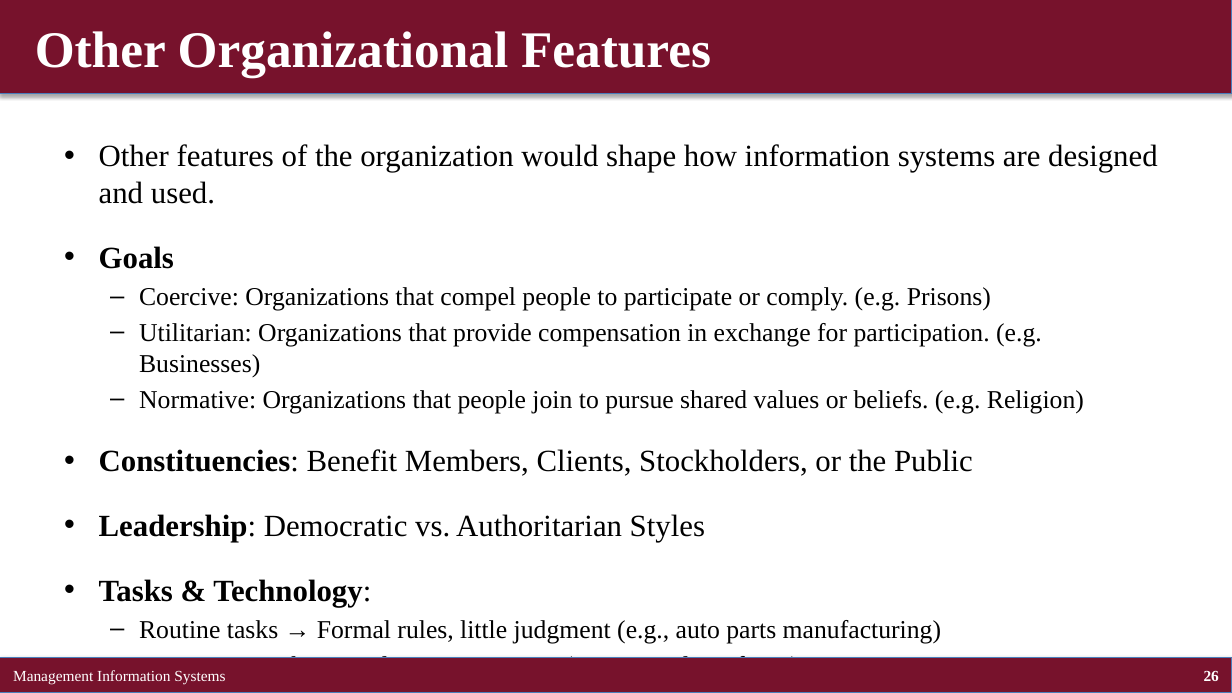
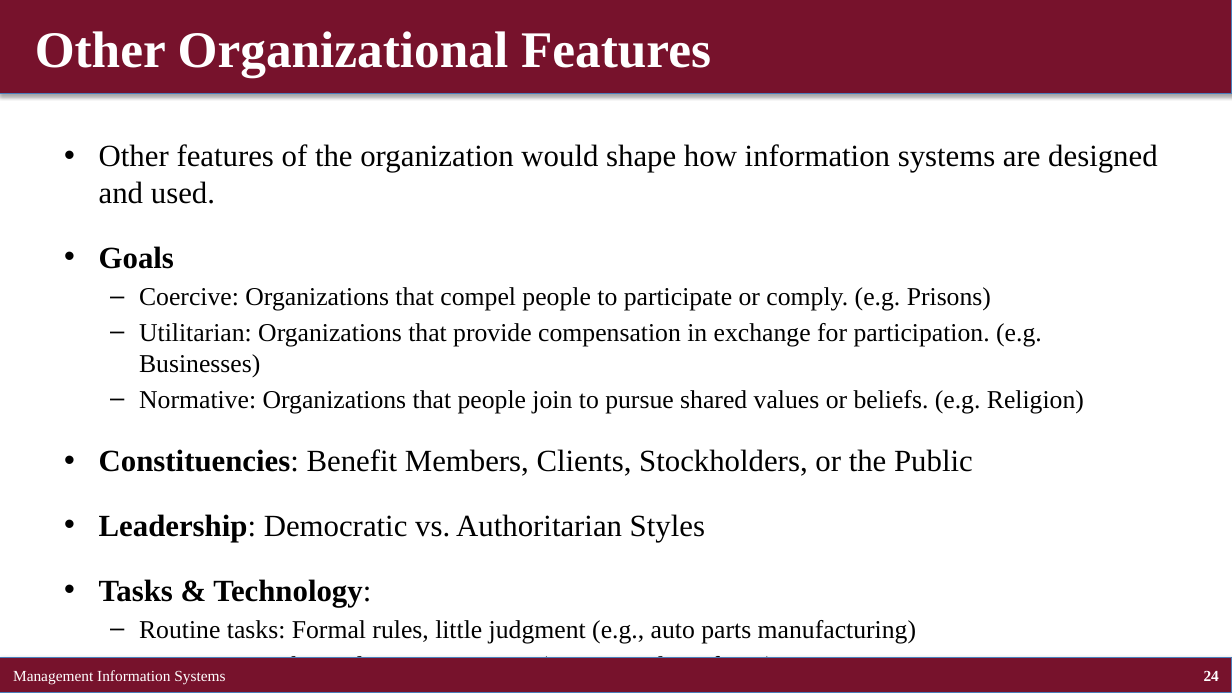
Before and after one commit to brianhwpark/brianhwpark.github.io, a slide deck: slide 24 of files/teaching-resources/concordiacollege-busn-315/busn-315-lecture-note/busn315-ch03.pptx (slide 26 before the commit). Drawn at 1232x693 pixels with LibreOffice and Linux fonts; fonts in the diff are those of the drawing. Boxes give left, top, right and bottom in pixels: in the first picture for what was removed or moved away, otherwise in the second. Text is boxed around its words. In the diff, an @@ line names an element or a change of style, - is before the commit and + after.

```diff
--- a/files/teaching-resources/concordiacollege-busn-315/busn-315-lecture-note/busn315-ch03.pptx
+++ b/files/teaching-resources/concordiacollege-busn-315/busn-315-lecture-note/busn315-ch03.pptx
@@ text at <box>139,620,916,658</box>: text changed @@
-  – Routine tasks → Formal rules, little judgment (e.g., auto parts manufacturing)
-  – Nonroutine tasks → Judgment, expertise (e.g., consulting firms)
+  – Routine tasks: Formal rules, little judgment (e.g., auto parts manufacturing)
+  – Nonroutine tasks: Judgment, expertise (e.g., consulting firms)
@@ page number at <box>1204,671,1219,681</box>: text changed @@
-26
+24
```
Also in this commit, not shown: 6 other slides changed, 2 slides removed, 9 other files.
